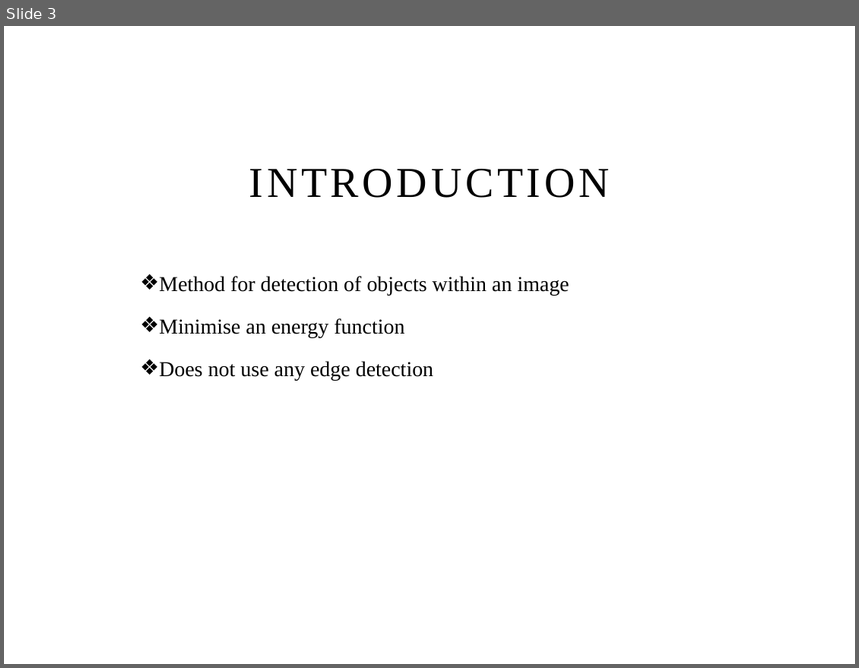
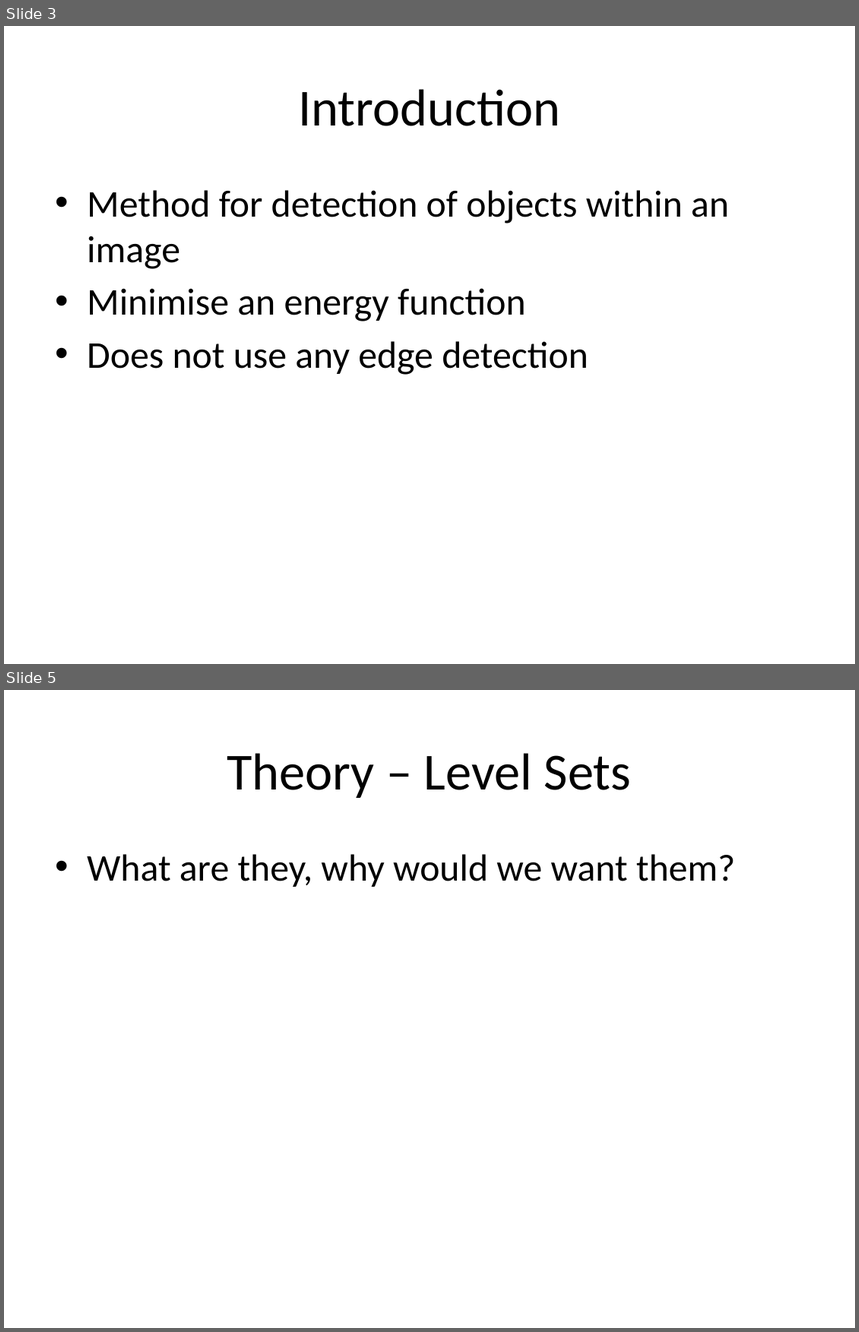
Before and after one commit to michaelwh/activecontnoedge, a slide deck: Active Contours Without Edges.pptx. Shown one above the other, each under a label of ours: slide 3 before the commit, slides 3 and 5 after it; the slides between them are not shown. The pictures are 859x668 and 859x1332 pixels, drawn with LibreOffice and Linux fonts; fonts in the diff are those of the drawing; background and template pictures are left out. Boxes give left, top, right and bottom in pixels: in the first picture for what was removed or moved away, otherwise in the second. Text is boxed around its words. In the diff, an @@ line names an element or a change of style, - is before the commit and + after.

```diff
--- a/Active Contours Without Edges.pptx
+++ b/Active Contours Without Edges.pptx
@@ slide 5 added at <box>4,690,855,1328</box>, background #FFFFFF @@
@@ title added at <box>227,753,632,798</box>, 44 pt, text #000000 @@
+Theory – Level Sets
@@ text added at <box>87,854,735,887</box>, 32 pt, text #000000 @@
+• What are they, why would we want them?
@@ slide 3 changed as well @@
@@ title "Introduction" at <box>298,89,560,126</box>: vertical alignment bottom to middle @@
@@ title at <box>298,89,560,126</box>: text changed; size 36 to 44 pt; font Times New Roman to Calibri @@
-INTRODUCTION
+Introduction
@@ text "Method for detection of objects ...": place and size @@
-text "Method for detection of objects ..." at <box>159,276,569,380</box>
+text "Method for detection of objects ..." at <box>87,190,729,375</box>
@@ text "Method for detection of objects ..." at <box>87,190,729,375</box>: size 18 to 32 pt, font Times New Roman to Calibri; bullet ❖ to •; line spacing 1.5 to 1; more space between paragraphs @@
```
Also in this commit, not shown: 1 other slide changed, 4 other slides added, 1 slide removed.
